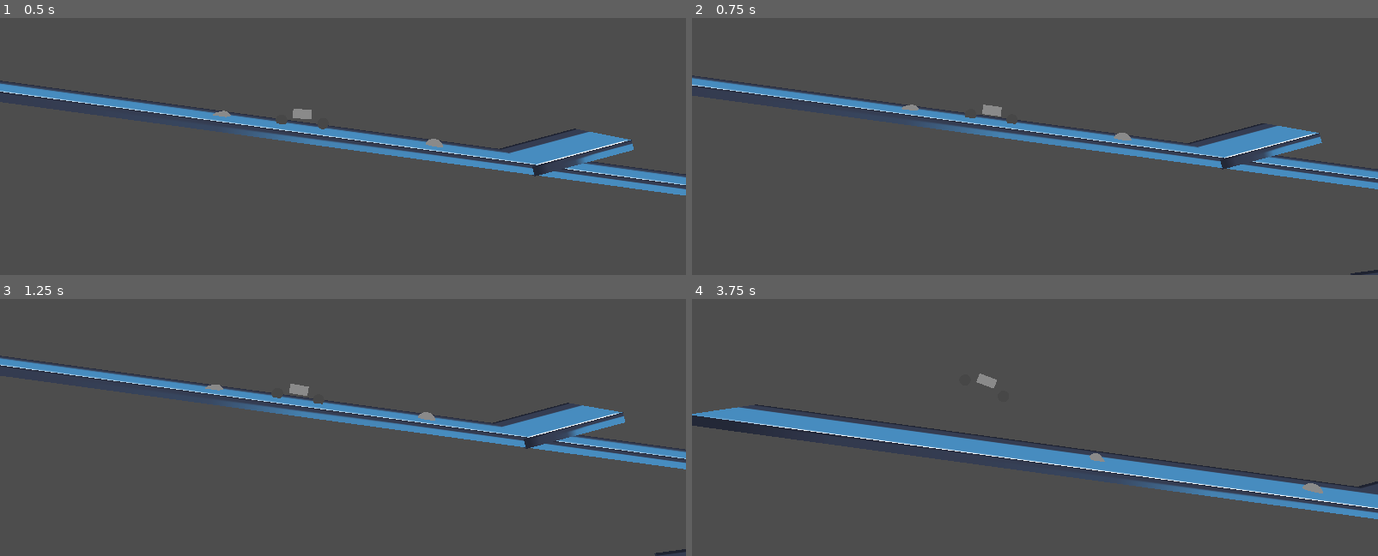
Above: before the commit, frames 1-4 (two rows, left to right).
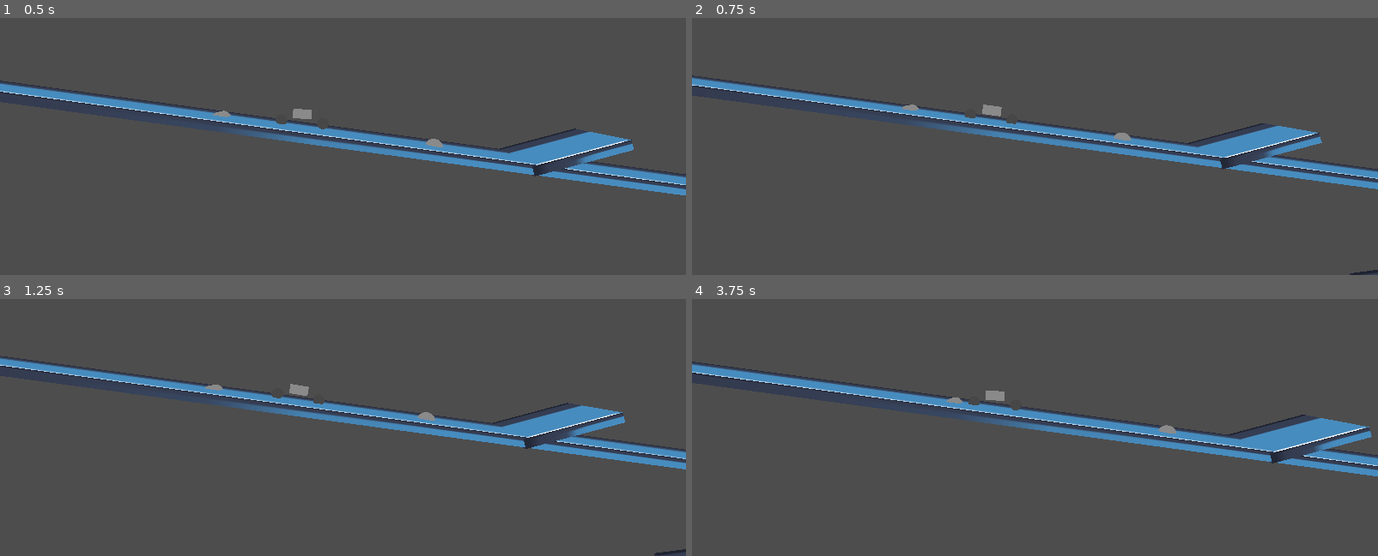
Above: after the commit, the same moments.

Repository: KyleSaki714/brackeysgamejam25-godotgame
Game: Godot game, scene res://World.tscn
Two runs of this game, one before a commit and one after it. Both use one fixed random seed, a clock stepped at 60 frames per second and the inputs below. The engine's default icon, where the game draws it, is replaced by a stand-in: a white triangle on a blue panel in a dark square.
Inputs:
- Up to frame 1 (0.5 s): no input
- Up to frame 2 (0.75 s): hold Right (tilt right) from 0.53 s (still down); tap Space (jump, bound only after the commit) at 0.6 s
- Up to frame 3 (1.25 s): keep holding Right (tilt right); tap Space (jump, bound only after the commit) at 0.77, 1.07 s
- Up to frame 4 (3.75 s): release Right (tilt right) at 1.28 s; hold S (backward) 1.28-2.03 s; tap Space (jump, bound only after the commit) at 1.35, 1.52, 1.82, 2.1, 2.85, 3.02, 3.32, 3.6 s; hold Right (tilt right) 2.03-2.78 s; hold Up (forward) 2.78-3.53 s; hold Left (tilt left) from 3.53 s (still down)

Frame 1 is identical in both runs. In frame 2, 0.1% of the frame differs, in the area x 0-100%, y 22-100%; in frame 3, 0.1%; in frame 4, 17%, in the area x 0-100%, y 24-86%.

Commit message:
add jump to bike

Diff:
--- a/Bike.gd
+++ b/Bike.gd
@@ -5,6 +5,8 @@
 @export var _torquePower = 150 # "tilt" power
 @export var COMSHIFT = 1 # how far from the center the center of mass shifts while tilting
 @export var COMSHIFTACCEL = 0.1 # how fast the center of mass shifts when tilting
+@export var JUMPFORCE = 300
+
 
 var _currentCenterOfMassShift: float = 0
 
@@ -36,3 +38,8 @@
 		center_of_mass = Vector3.ZERO
 		_currentCenterOfMassShift = 0
 		center_of_mass_mode = CENTER_OF_MASS_MODE_AUTO
+
+	# - JUMP -
+	var jumpBtn = Input.is_action_just_pressed("jump")
+	if (jumpBtn):
+		apply_impulse(transform.basis.z * JUMPFORCE)
--- a/project.godot
+++ b/project.godot
@@ -51,6 +51,11 @@
 "events": [Object(InputEventKey,"resource_local_to_scene":false,"resource_name":"","device":-1,"window_id":0,"alt_press …(195 unchanged characters)…
 ]
 }
+jump={
+"deadzone": 0.5,
+"events": [Object(InputEventKey,"resource_local_to_scene":false,"resource_name":"","device":-1,"window_id":0,"alt_pressed":false,"shift_pressed":false,"ctrl_pressed":false,"meta_pressed":false,"pressed":false,"keycode":0,"physical_keycode":32,"key_label":0,"unicode":32,"location":0,"echo":false,"script":null)
+]
+}
 
 [rendering]
 
